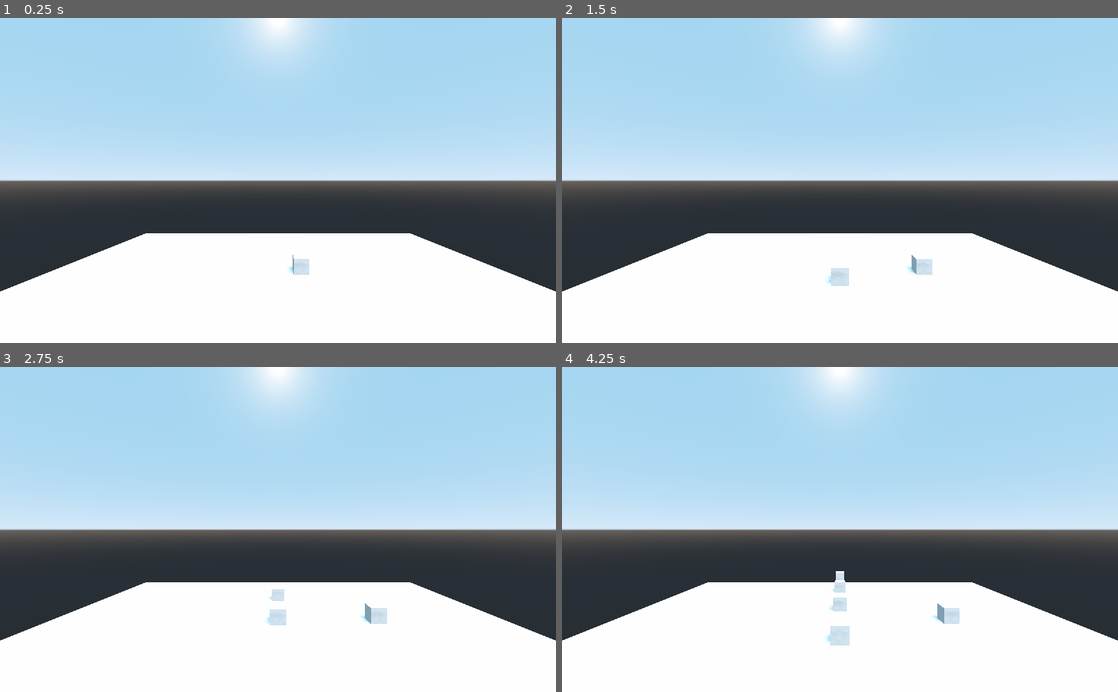
Above: before the commit, frames 1-4 (two rows, left to right).
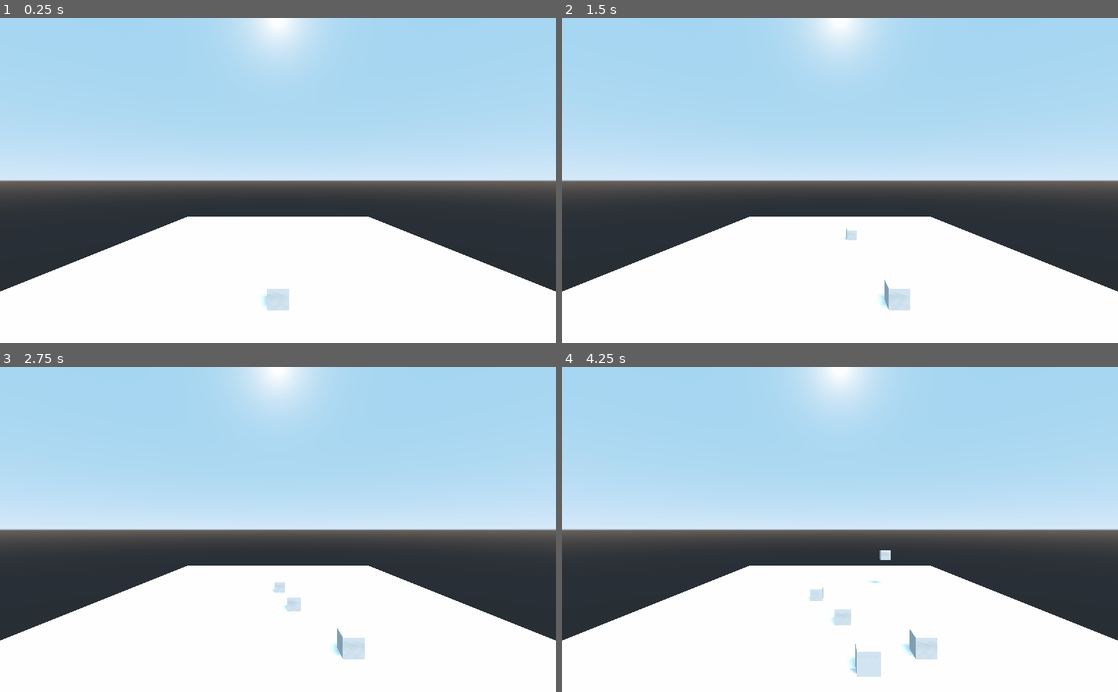
Above: after the commit, the same moments.

Repository: AgustinRamiroDiaz/El-Juegazo
Game: Godot game, scene res://Main.tscn
Same seed, same stepped clock (60 frames per second), same inputs: the game is played once before the commit and once after it.
Inputs:
- Up to frame 1 (0.25 s): no input
- Up to frame 2 (1.5 s): tap Enter at 0.5 s; hold D (move_right) 0.53-1.28 s; hold Left (move_left) from 1.28 s (still down)
- Up to frame 3 (2.75 s): release Left (move_left) at 2.03 s; hold D (move_right) from 2.03 s (still down)
- Up to frame 4 (4.25 s): release D (move_right) at 3.53 s; hold Left (move_left) from 3.53 s (still down)

The runs differ from the first frame. In frame 1, 2.5% of the frame differs, in the area x 26-74%, y 61-90%; in frame 2, 2.8%; in frame 3, 3.0%; in frame 4, 3.7%, in the area x 26-74%, y 56-96%.

Commit message:
Better obstacle spawning

Diff:
--- a/Main.tscn
+++ b/Main.tscn
@@ -19,6 +19,7 @@
 shape = SubResource( 1 )
 
 [node name="MeshInstance" type="MeshInstance" parent="Ground"]
+transform = Transform( 1, 0, 0, 0, 1, 0, 0, 0, 1, 0, 0, -0.8 )
 mesh = SubResource( 2 )
 material/0 = null
 
@@ -27,7 +28,8 @@
 shadow_enabled = true
 
 [node name="Player" parent="." instance=ExtResource( 1 )]
-transform = Transform( 1, 0, 0, 0, 1, 0, 0, 0, 1, 3, 2, -8 )
+transform = Transform( 1, 0, 0, 0, 1, 0, 0, 0, 1, 0, 2, 0 )
+speed = 10
 
 [node name="Camera" type="Camera" parent="."]
 transform = Transform( 1, 0, 0, 0, 1, 0, 0, 0, 1, 0, 13, 22.4581 )
--- a/Obstacle/Obstacle.tscn
+++ b/Obstacle/Obstacle.tscn
@@ -1,6 +1,6 @@
 [gd_scene load_steps=4 format=2]
 
-[ext_resource path="res://Obstacle/Spawn.gd" type="Script" id=1]
+[ext_resource path="res://Obstacle/ObstacleInitializer.gd" type="Script" id=1]
 
 [sub_resource type="BoxShape" id=1]
 
--- a/Obstacle/Spawn.gd
+++ b/Obstacle/ObstacleInitializer.gd
@@ -3,9 +3,12 @@
 # speed of the obstacle in meters per second.
 export var speed = 10
 
-var velocity = Vector3.FORWARD * speed
+export var gravity = 75
 
-func _physics_process(_delta):
+var velocity = Vector3.BACK * speed
+
+func _physics_process(delta):
+	velocity.y -= gravity * delta
 	move_and_slide(velocity)
 
 
--- a/ObstacleSpawn.gd
+++ b/ObstacleSpawn.gd
@@ -1,13 +1,14 @@
 extends Node
 
 export (PackedScene) var obstacle_scene
+export var spawn_distance = 30
+export var path_width = 20
 
+var half_width = path_width / 2
 
 # Called when the node enters the scene tree for the first time.
 func _ready():
 	randomize()
-
-
 
 func _on_ObtacleTimer_timeout():
 	# Create a obstacle instance and add it to the scene.
@@ -18,4 +19,4 @@
 
 
 	add_child(obstacle)
-	obstacle.initialize(Vector3.UP)
+	obstacle.initialize(Vector3(rand_range(-half_width, half_width), 10, -spawn_distance))
